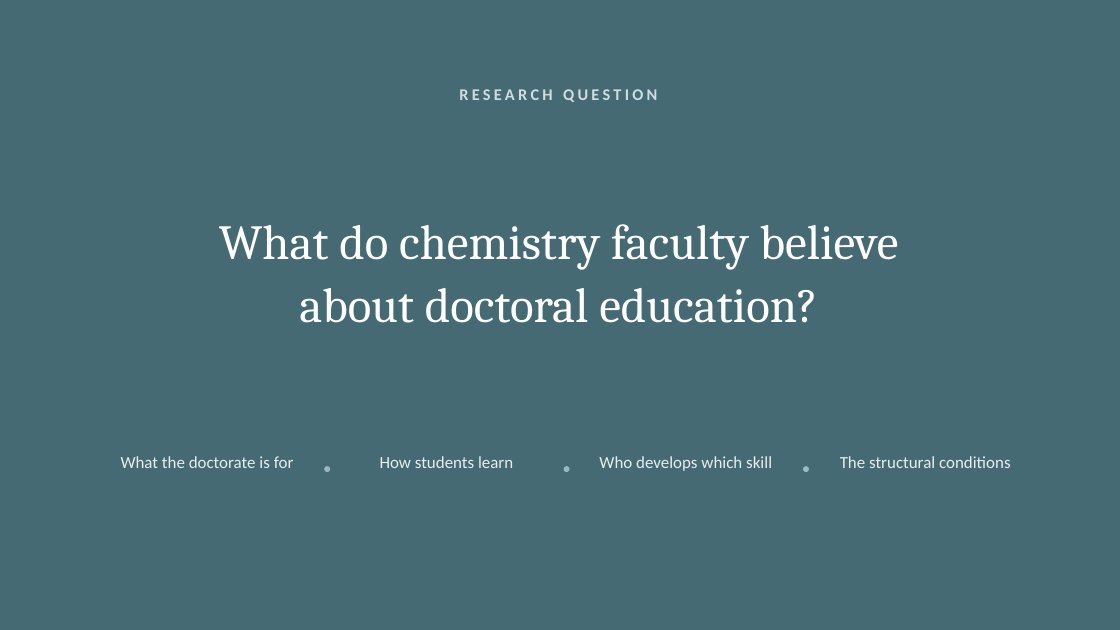
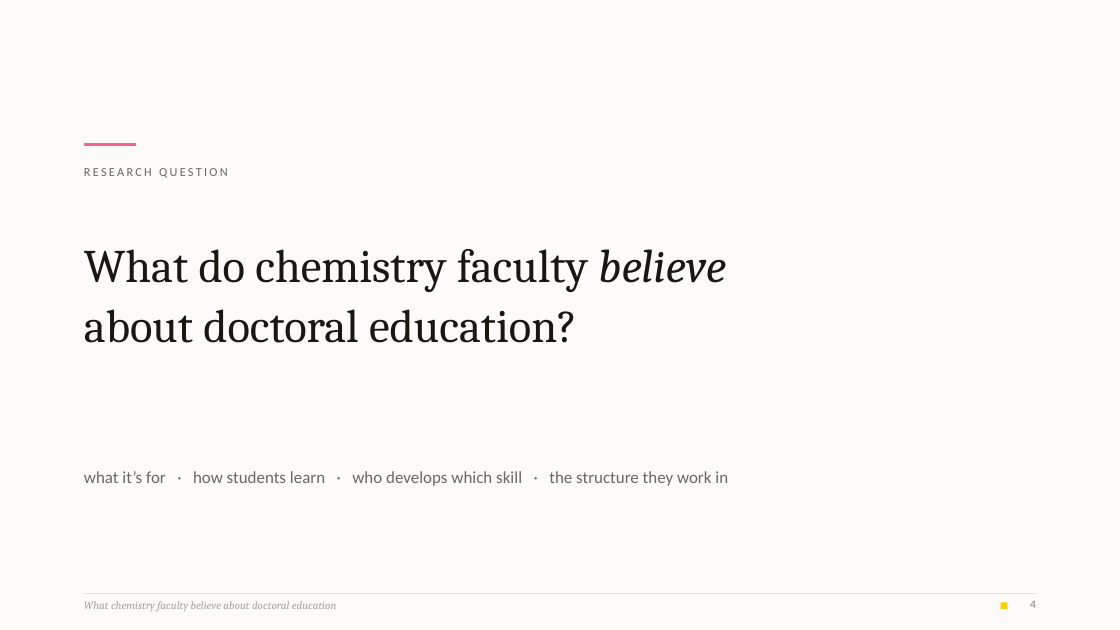
Before and after one commit to 7ahra/resnet_exploration, a slide deck: slide 4 of bcce_2026_faculty_beliefs/BCCE2026_faculty_beliefs.pptx. Drawn at 1120x630 pixels with LibreOffice and Linux fonts; fonts in the diff are those of the drawing. Boxes give left, top, right and bottom in pixels: in the first picture for what was removed or moved away, otherwise in the second. Text is boxed around its words. In the diff, an @@ line names an element or a change of style, - is before the commit and + after.

```diff
--- a/bcce_2026_faculty_beliefs/BCCE2026_faculty_beliefs.pptx
+++ b/bcce_2026_faculty_beliefs/BCCE2026_faculty_beliefs.pptx
@@ rectangle at (0,0,1120,630): fill #456A73 to #FCFBF9 @@
@@ line added from (84, 145) to (136, 145), #F5628C 2.5 pt @@
@@ text "RESEARCH QUESTION": place and size @@
-text "RESEARCH QUESTION" at (459,89,657,102)
+text "RESEARCH QUESTION" at (84,168,228,178)
@@ text "RESEARCH QUESTION" at (84,168,228,178): size 14 to 10.5 pt, text colour #CFDDE1 to #6B6660, letter spacing 2.8 to 2 pt, bold off; alignment centre to left @@
@@ text "What do chemistry faculty believe": place and size @@
-text "What do chemistry faculty believe" at (219,224,899,323)
+text "What do chemistry faculty believe" at (84,249,726,343)
@@ text "What do chemistry faculty believe" at (84,249,726,343): size 42 to 40 pt, text colour #FFFFFF to #1A1712; italic on in "believe"; alignment centre to left @@
@@ text at (84,471,728,486): text changed; text colour #E6EEF0 to #6B6660 @@
-How students learn
+what it’s for · how students learn · who develops which skill · the structure they work in
@@ text removed at (121,456,294,468) @@
-What the doctorate is for
@@ ellipse removed at (324,466,330,472) @@
@@ ellipse removed at (564,466,570,472) @@
@@ text removed at (599,456,772,471) @@
-Who develops which skill
@@ ellipse removed at (803,466,809,472) @@
@@ text removed at (840,456,1011,468) @@
-The structural conditions
@@ line added from (84, 593) to (1036, 593), #E4E0D6 0.75 pt @@
@@ text added at (84,601,337,611), 9.5 pt, text #A8A299, italic @@
+What chemistry faculty believe about doctoral education
@@ rectangle added at (1001,602,1007,609), fill #FFCD00 @@
@@ text added at (1030,600,1036,608), 10 pt, text #A8A299, bold @@
+4
```
Also in this commit, not shown: 15 other slides changed, 8 other files.
